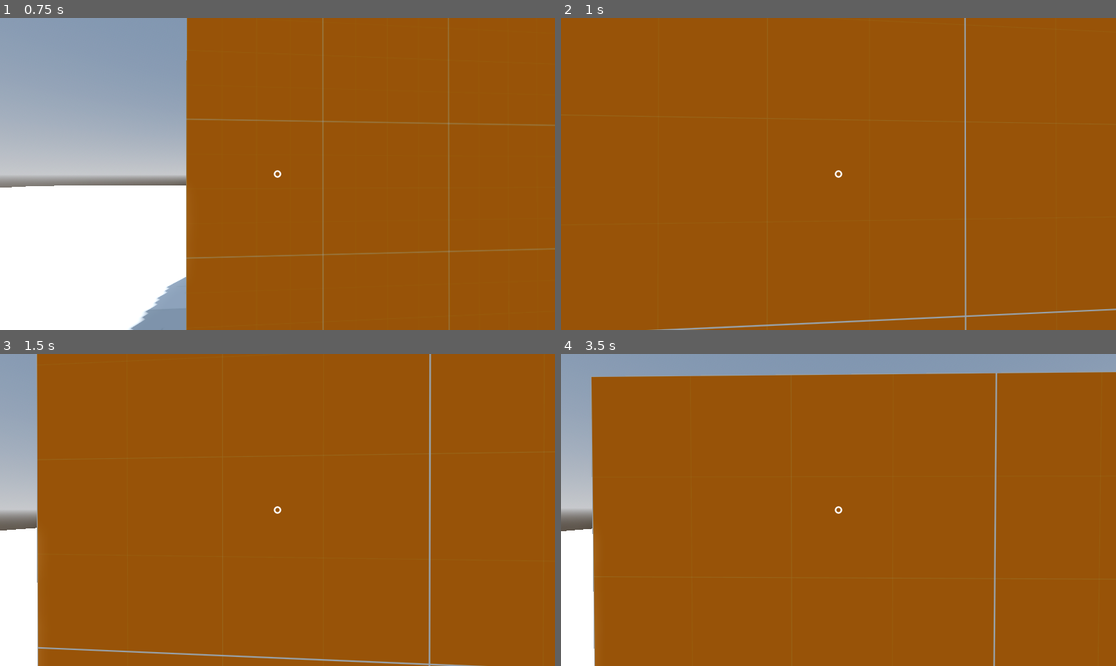
Above: before the commit, frames 1-4 (two rows, left to right).
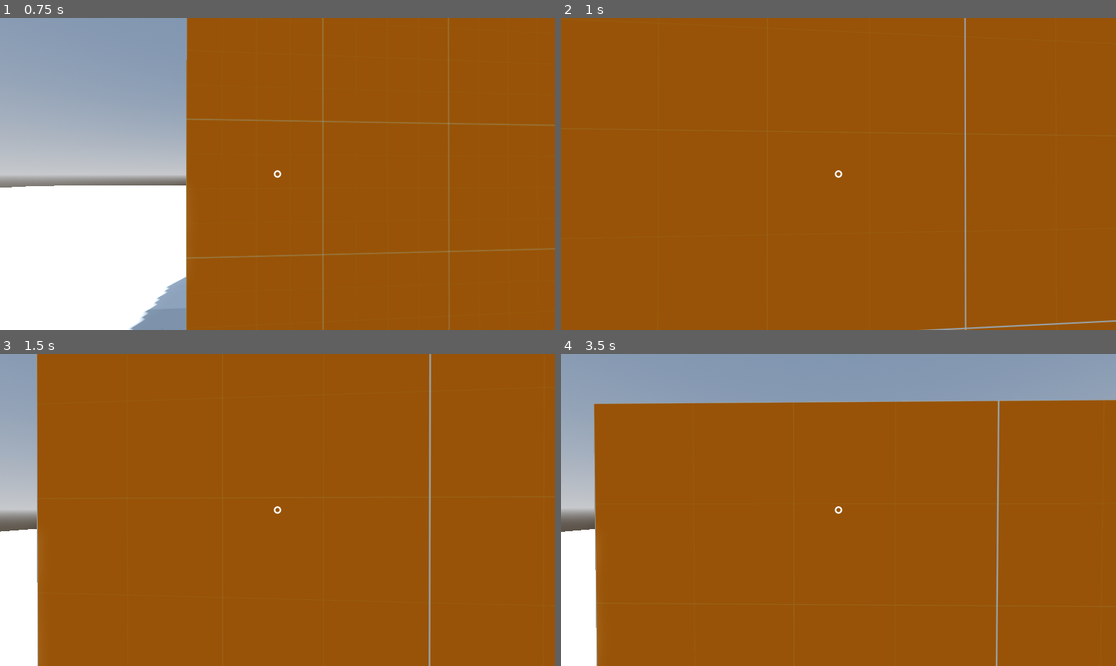
Above: after the commit, the same moments.

Repository: EAinsley/magnetic
Game: Godot game, scene res://Scenes/sandbox.tscn
Two runs of this game, one before a commit and one after it. Both use one fixed random seed, a clock stepped at 60 frames per second and the inputs below.
Inputs (mouse positions are in pixels of both pictures, inside the frame that each line leads up to):
- Up to frame 1 (0.75 s): move the mouse to (305, 174) at 0.52 s; hold W (move_forward) from 0.53 s (still down); hold Right mouse button (extract) from 0.53 s (still down)
- Up to frame 2 (1 s): keep holding W (move_forward); keep holding Right mouse button (extract); tap Space (jump) at 0.77 s; click (866, 174) at 0.8 s
- Up to frame 3 (1.5 s): keep holding W (move_forward); tap Space (jump) at 1.07 s; move the mouse to (249, 510) at 1.27 s; release Right mouse button (extract) at 1.28 s; click (249, 510) at 1.35 s
- Up to frame 4 (3.5 s): keep holding W (move_forward); tap Space (jump) at 1.52, 1.55, 1.82, 2.1, 3.02, 3.32 s; move the mouse to (849, 503) at 2.02 s; hold Right mouse button (extract) 2.03-2.78 s; move the mouse to (832, 516) at 2.77 s; right-click (832, 516) at 2.85 s; click (832, 516) at 3.05 s

Frame 1 is identical in both runs. In frame 2, 0.7% of the frame differs, in the area x 16-100%, y 33-100%; in frame 3, 0.5%; in frame 4, 9.6%, in the area x 0-100%, y 5-100%.

Commit message:
添加玩家磁性和物体磁性

Diff:
--- /dev/null
+++ b/Objects/magnetic_box.gd
@@ -0,0 +1,13 @@
+extends RigidBody3D
+
+@export var initial_plority : Magnetic.Plority
+@onready var magnetic: Magnetic = $Magnetic
+
+# Called when the node enters the scene tree for the first time.
+func _ready() -> void:
+	if magnetic:
+		magnetic.current_plority = initial_plority
+
+# Called every frame. 'delta' is the elapsed time since the previous frame.
+func _process(delta: float) -> void:
+	pass
--- /dev/null
+++ b/Objects/magnetic_box.tscn
@@ -0,0 +1,40 @@
+[gd_scene load_steps=8 format=3 uid="uid://ccmpojjkt5ic5"]
+
+[ext_resource type="Script" path="res://Objects/magnetic_box.gd" id="1_lajwc"]
+[ext_resource type="Texture2D" uid="uid://xx1s2v81wm1o" path="res://Arts/Prototype/Purple/texture_07.png" id="1_sdgar"]
+[ext_resource type="PackedScene" uid="uid://cu2efk6dyqge5" path="res://Utilities/magnetic.tscn" id="2_57o8e"]
+
+[sub_resource type="PhysicsMaterial" id="PhysicsMaterial_fudrv"]
+
+[sub_resource type="BoxShape3D" id="BoxShape3D_bvjet"]
+size = Vector3(0.8, 0.8, 0.8)
+
+[sub_resource type="StandardMaterial3D" id="StandardMaterial3D_n6kbm"]
+albedo_texture = ExtResource("1_sdgar")
+uv1_scale = Vector3(0.5, 0.5, 0.5)
+uv1_offset = Vector3(0.25, 0.25, 0.25)
+uv1_triplanar = true
+uv1_world_triplanar = true
+
+[sub_resource type="BoxMesh" id="BoxMesh_2b12i"]
+lightmap_size_hint = Vector2i(14, 21)
+material = SubResource("StandardMaterial3D_n6kbm")
+size = Vector3(0.8, 0.8, 0.8)
+
+[node name="MagneticBox" type="RigidBody3D" groups=["pickable"]]
+transform = Transform3D(1, 0, 0, 0, 1, 0, 0, 0, 1, 2, 1.08115, 0)
+collision_layer = 2
+collision_mask = 7
+physics_material_override = SubResource("PhysicsMaterial_fudrv")
+script = ExtResource("1_lajwc")
+metadata/_edit_group_ = true
+
+[node name="Magnetic" parent="." instance=ExtResource("2_57o8e")]
+
+[node name="CollisionShape3D" type="CollisionShape3D" parent="."]
+transform = Transform3D(1, 0, 0, 0, 1, 0, 0, 0, 1, 0, 0.268494, 0)
+shape = SubResource("BoxShape3D_bvjet")
+
+[node name="MeshInstance3D" type="MeshInstance3D" parent="."]
+transform = Transform3D(1, 0, 0, 0, 1, 0, 0, 0, 1, 0, 0.249676, 0)
+mesh = SubResource("BoxMesh_2b12i")
--- a/Player/corsshair.gd
+++ b/Player/corsshair.gd
@@ -3,5 +3,17 @@
 @export var circle_size := 6.0
 @export var circle_width := 2.0
 
+var _is_colliding := false
+
 func _draw() -> void:
-	draw_arc(Vector2.ZERO, circle_size, 0, PI * 2, 32, Color.WHITE, circle_width, true)
+	print("is colliding:", _is_colliding)
+	if _is_colliding:
+		draw_arc(Vector2.ZERO, circle_size, 0, PI * 2, 32, Color.RED, circle_width, true)
+	else:
+		print("draw red")
+		draw_arc(Vector2.ZERO, circle_size, 0, PI * 2, 32, Color.WHITE, circle_width, true)
+
+
+func _on_raycasting_camera_colliding_state_changed(state: bool) -> void:
+	_is_colliding = state
+	queue_redraw()
--- /dev/null
+++ b/Player/logic.gd
@@ -0,0 +1,25 @@
+extends Node
+
+@onready var magnetic: Magnetic = $Magnetic
+
+func _on_raycasting_camera_right_mouse_clicked(collider: Object) -> void:
+	# Check if object is magnetic
+	if !collider.magnetic:
+		printerr("No magnetic extract")
+		return
+	var that_magnetic : Magnetic = collider.magnetic as Magnetic
+	# If it is, do the corresponding logic
+	print("get magnetic: ", that_magnetic, ", plority: ", that_magnetic.current_plority)
+	if (
+		magnetic.current_plority != Magnetic.Plority.NEUTRAL
+		and that_magnetic.current_plority == Magnetic.Plority.NEUTRAL
+	):
+		that_magnetic.inject(magnetic.extract())
+		print("inject")
+	elif (
+		magnetic.current_plority == Magnetic.Plority.NEUTRAL
+		and that_magnetic.current_plority != Magnetic.Plority.NEUTRAL
+	):
+		magnetic.inject(that_magnetic.extract())
+		print("extract")
+	pass # Replace with function body.
--- a/Player/player.gd
+++ b/Player/player.gd
@@ -4,8 +4,10 @@
 @export var head_x_min_degree := -90.0
 @export var head_x_max_degree := 90.0
 
+@export var jump_height := 1.1  ## in meter
+
 const SPEED = 5.0
-const JUMP_VELOCITY = 4.5
+var jump_speed : float
 
 # Get the gravity from the project settings to be synced with RigidBody nodes.
 var gravity: float = ProjectSettings.get_setting("physics/3d/default_gravity")
@@ -15,6 +17,7 @@
 
 func _ready() -> void:
 	Input.mouse_mode = Input.MOUSE_MODE_CAPTURED
+	jump_speed = sqrt(2 * gravity * jump_height)
 
 func _physics_process(delta: float) -> void:
 	# Handle rotation
@@ -26,7 +29,7 @@
 
 	# Handle jump.
 	if Input.is_action_just_pressed("jump") and is_on_floor():
-		velocity.y = JUMP_VELOCITY
+		velocity.y = jump_speed
 
 	# Get the input direction and handle the movement/deceleration.
 	# As good practice, you should replace UI actions with custom gameplay actions.
@@ -49,11 +52,25 @@
 	# Handle mouse escape
 	if event.is_action_pressed("ui_cancel") and Input.mouse_mode == Input.MOUSE_MODE_CAPTURED:
 		Input.mouse_mode = Input.MOUSE_MODE_VISIBLE
-	if event.is_action_pressed("pick_up") and Input.mouse_mode == Input.MOUSE_MODE_VISIBLE:
-		Input.mouse_mode = Input.MOUSE_MODE_CAPTURED
+	if event.is_action_pressed("pick_up"):
+		if Input.mouse_mode == Input.MOUSE_MODE_VISIBLE:
+			Input.mouse_mode = Input.MOUSE_MODE_CAPTURED
+		else:
+			_handle_pickup()
+	if event.is_action_pressed("extract"):
+		if Input.mouse_mode == Input.MOUSE_MODE_VISIBLE:
+			Input.mouse_mode = Input.MOUSE_MODE_CAPTURED
+		else:
+			_handle_extract()
 
 func handle_camera_rotateion():
 	rotate_y(mouse_motion.x)
 	head.rotate_x(mouse_motion.y)
 	head.rotation_degrees.x = clampf(head.rotation_degrees.x, head_x_min_degree, head_x_max_degree)
 	mouse_motion = Vector2.ZERO
+
+func _handle_pickup() -> void:
+	pass
+
+func _handle_extract() -> void:
+	pass
--- a/Player/player.tscn
+++ b/Player/player.tscn
@@ -1,8 +1,11 @@
-[gd_scene load_steps=6 format=3 uid="uid://bhva1tc2tnv77"]
+[gd_scene load_steps=9 format=3 uid="uid://bhva1tc2tnv77"]
 
 [ext_resource type="Script" path="res://Player/player.gd" id="1_b0b15"]
 [ext_resource type="Script" path="res://Player/smooth_camera.gd" id="2_1brkh"]
+[ext_resource type="Script" path="res://Player/ray_casting_camera.gd" id="3_hff7t"]
 [ext_resource type="Script" path="res://Player/corsshair.gd" id="3_jgbva"]
+[ext_resource type="Script" path="res://Player/logic.gd" id="5_khhlg"]
+[ext_resource type="PackedScene" uid="uid://cu2efk6dyqge5" path="res://Utilities/magnetic.tscn" id="5_kv1sy"]
 
 [sub_resource type="CapsuleMesh" id="CapsuleMesh_uwcpl"]
 height = 1.8
@@ -11,6 +14,7 @@
 height = 1.8
 
 [node name="Player" type="CharacterBody3D"]
+collision_mask = 6
 script = ExtResource("1_b0b15")
 
 [node name="MeshInstance3D" type="MeshInstance3D" parent="."]
@@ -24,10 +28,21 @@
 [node name="Head" type="Node3D" parent="."]
 transform = Transform3D(1, 0, 0, 0, 1, 0, 0, 0, 1, 0, 1.6, 0)
 
-[node name="SmoothCamera" type="Camera3D" parent="Head"]
+[node name="Cameras" type="Node3D" parent="Head"]
 transform = Transform3D(1, 0, 0, 0, 1, 0, 0, 0, 1, 0, 0, -0.5)
 top_level = true
 script = ExtResource("2_1brkh")
+
+[node name="RenderCamera" type="Camera3D" parent="Head/Cameras"]
+current = true
+
+[node name="RaycastingCamera" type="Camera3D" parent="Head/Cameras"]
+cull_mask = 0
+script = ExtResource("3_hff7t")
+
+[node name="Interaction" type="RayCast3D" parent="Head/Cameras/RaycastingCamera"]
+transform = Transform3D(2, 0, 0, 0, -1.31134e-07, -2, 0, 3, -8.74228e-08, 0, 0, 0)
+collision_mask = 2
 
 [node name="CenterContainer" type="CenterContainer" parent="."]
 anchors_preset = 15
@@ -39,3 +54,15 @@
 [node name="Crosshair" type="Control" parent="CenterContainer"]
 layout_mode = 2
 script = ExtResource("3_jgbva")
+
+[node name="Hand" type="Marker3D" parent="."]
+transform = Transform3D(1, 0, 0, 0, 1, 0, 0, 0, 1, 0, 0.942735, -0.615916)
+gizmo_extents = 0.5
+
+[node name="Logic" type="Node" parent="."]
+script = ExtResource("5_khhlg")
+
+[node name="Magnetic" parent="Logic" instance=ExtResource("5_kv1sy")]
+
+[connection signal="colliding_state_changed" from="Head/Cameras/RaycastingCamera" to="CenterContainer/Crosshair" method="_on_raycasting_camera_colliding_state_changed"]
+[connection signal="right_mouse_clicked" from="Head/Cameras/RaycastingCamera" to="Logic" method="_on_raycasting_camera_right_mouse_clicked"]
--- /dev/null
+++ b/Player/ray_casting_camera.gd
@@ -0,0 +1,32 @@
+extends Camera3D
+
+signal colliding_state_changed(state: bool)
+signal left_mouse_clicked(collider: Node3D)
+signal right_mouse_clicked(collider: Node3D)
+
+var _collider : Node3D
+var _is_colliding : bool = false
+
+@onready var interaction: RayCast3D = $Interaction
+
+func _process(delta: float) -> void:
+	_update_collider()
+
+func _update_collider() -> void:
+	_collider = interaction.get_collider()
+	if _is_colliding and !_collider:
+		print("not colliding")
+		_is_colliding = false
+		colliding_state_changed.emit(false)
+	elif !_is_colliding and _collider:
+		print("colliding")
+		_is_colliding = true
+		colliding_state_changed.emit(true)
+
+func  _input(event: InputEvent) -> void:
+	if event.is_action_pressed("pick_up") and _is_colliding and _collider.is_in_group("pickable"):
+		print("pick up ", _collider)
+		left_mouse_clicked.emit(_collider)
+	if event.is_action_pressed("extract") and _is_colliding and _collider.is_in_group("magnetic"):
+		print("extract ", _collider)
+		right_mouse_clicked.emit(_collider)
--- a/Player/smooth_camera.gd
+++ b/Player/smooth_camera.gd
@@ -1,4 +1,4 @@
-extends Camera3D
+extends Node3D
 
 @export var speed := 44.0
 
--- a/Scenes/Prototype/floor.tscn
+++ b/Scenes/Prototype/floor.tscn
@@ -11,4 +11,6 @@
 
 [node name="CSGBox3D" type="CSGBox3D"]
 use_collision = true
+collision_layer = 4
+collision_mask = 3
 material = SubResource("StandardMaterial3D_u6tdg")
--- a/Scenes/Prototype/platform.tscn
+++ b/Scenes/Prototype/platform.tscn
@@ -11,4 +11,6 @@
 
 [node name="Platform" type="CSGBox3D"]
 use_collision = true
+collision_layer = 4
+collision_mask = 3
 material = SubResource("StandardMaterial3D_w7odw")
--- a/Scenes/sandbox.tscn
+++ b/Scenes/sandbox.tscn
@@ -1,8 +1,9 @@
-[gd_scene load_steps=7 format=3 uid="uid://cbfqpm2n1u3b8"]
+[gd_scene load_steps=8 format=3 uid="uid://cbfqpm2n1u3b8"]
 
 [ext_resource type="PackedScene" uid="uid://bhva1tc2tnv77" path="res://Player/player.tscn" id="1_j0awv"]
 [ext_resource type="PackedScene" uid="uid://dndn1o6g6x3bn" path="res://Scenes/Prototype/floor.tscn" id="2_seobx"]
 [ext_resource type="PackedScene" uid="uid://qt7m5q5sefwr" path="res://Scenes/Prototype/platform.tscn" id="3_bdsh1"]
+[ext_resource type="PackedScene" uid="uid://ccmpojjkt5ic5" path="res://Objects/magnetic_box.tscn" id="4_whynm"]
 
 [sub_resource type="ProceduralSkyMaterial" id="ProceduralSkyMaterial_faocl"]
 sky_horizon_color = Color(0.64625, 0.65575, 0.67075, 1)
@@ -45,3 +46,6 @@
 [node name="Platform3" parent="Stage" instance=ExtResource("3_bdsh1")]
 transform = Transform3D(1, 0, 0, 0, 1, 0, 0, 0, 1, 3.5, 1, -2.5)
 size = Vector3(2, 1, 2)
+
+[node name="MagneticBox" parent="." instance=ExtResource("4_whynm")]
+initial_plority = 1
--- /dev/null
+++ b/Utilities/magnetic.gd
@@ -0,0 +1,27 @@
+class_name Magnetic
+extends Node
+
+signal plority_changed(plority: Plority)
+
+enum Plority {NEUTRAL, POSITIVE, NEGATIVE}
+
+@export var initial_plority : Plority
+
+var current_plority : Plority :
+	set(value):
+		current_plority = value
+		plority_changed.emit(current_plority)
+		print(get_parent().name, "'s plority change to ", value)
+
+func _ready() -> void:
+	current_plority = initial_plority
+	get_parent().add_to_group("magnetic")
+
+func extract() -> Plority:
+	var extracted_plority = current_plority
+	current_plority = Plority.NEUTRAL
+	return extracted_plority
+
+func inject(new_plority : Plority) -> void:
+	if current_plority == Plority.NEUTRAL:
+		current_plority = new_plority
--- /dev/null
+++ b/Utilities/magnetic.tscn
@@ -0,0 +1,6 @@
+[gd_scene load_steps=2 format=3 uid="uid://cu2efk6dyqge5"]
+
+[ext_resource type="Script" path="res://Utilities/magnetic.gd" id="1_24jmo"]
+
+[node name="Magnetic" type="Node"]
+script = ExtResource("1_24jmo")
--- a/project.godot
+++ b/project.godot
@@ -52,3 +52,9 @@
 "events": [Object(InputEventMouseButton,"resource_local_to_scene":false,"resource_name":"","device":-1,"window_id":0,"a …(255 unchanged characters)…
 ]
 }
+
+[layer_names]
+
+3d_physics/layer_1="player"
+3d_physics/layer_2="object"
+3d_physics/layer_3="static_object"
